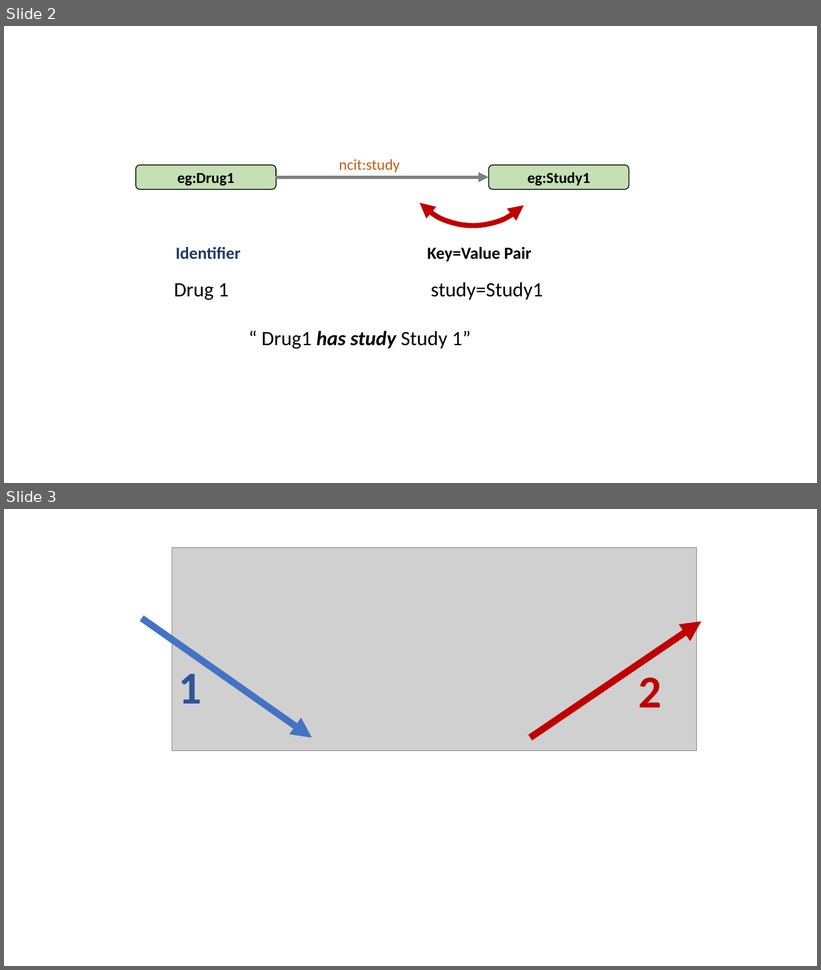
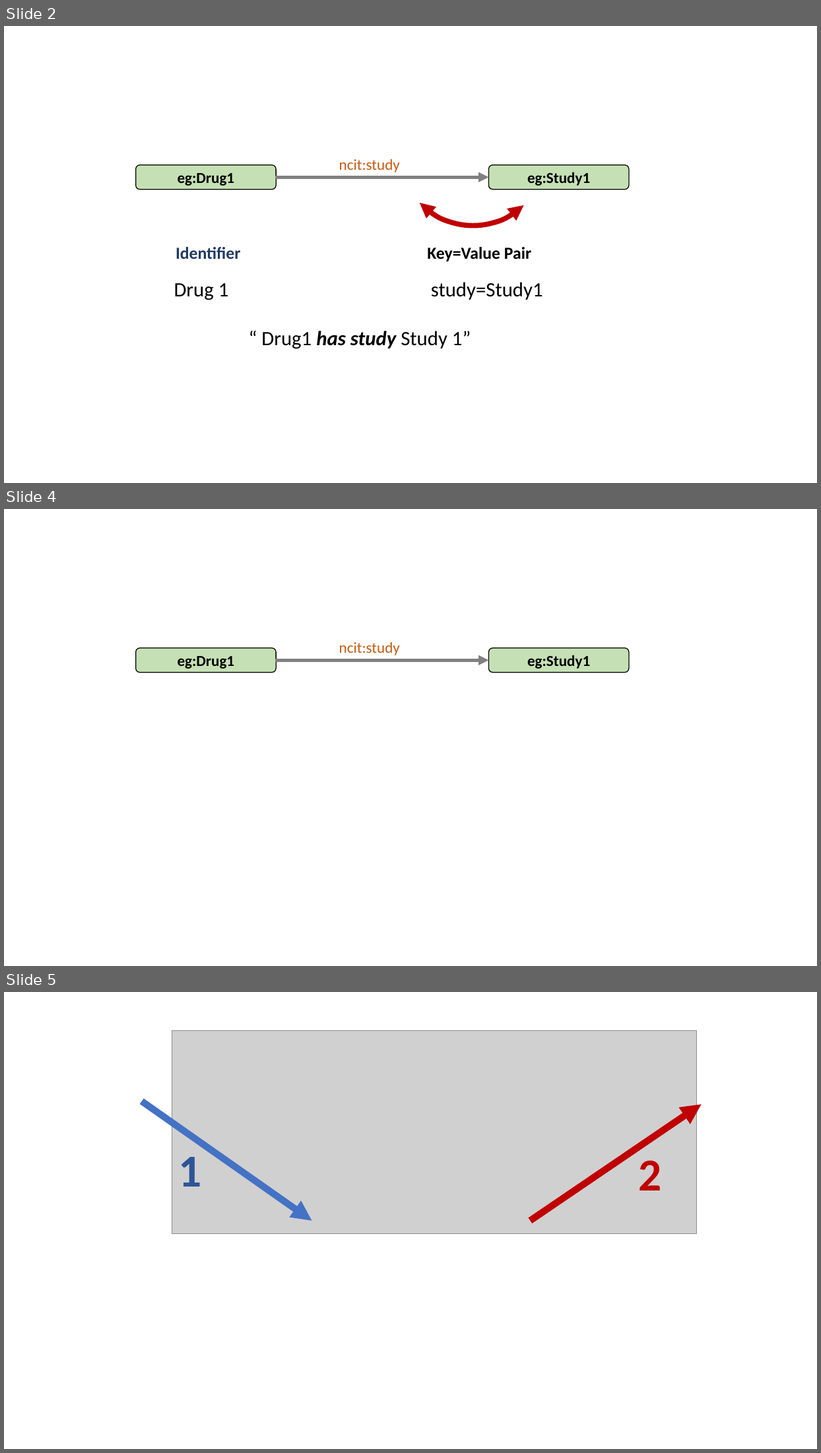
Before and after one commit to phuse-org/LinkedDataWorkshop, a slide deck: CSS2018/presentation/images/ImagesForPres.pptx. Shown one above the other, each under a label of ours: slides 2 and 3 before the commit, slides 2, 4 and 5 after it; the slides between them are not shown. The pictures are 821x970 and 821x1453 pixels, drawn with LibreOffice and Linux fonts; fonts in the diff are those of the drawing; grey boxes stand for pictures. Boxes give left, top, right and bottom in pixels: in the first picture for what was removed or moved away, otherwise in the second. Text is boxed around its words. In the diff, an @@ line names an element or a change of style, - is before the commit and + after.

```diff
--- a/CSS2018/presentation/images/ImagesForPres.pptx
+++ b/CSS2018/presentation/images/ImagesForPres.pptx
@@ slide 4 added at (x1=4, y1=509, x2=817, y2=966), background #FFFFFF @@
@@ text added at (x1=339, y1=642, x2=400, y2=656), 18 pt, text #C55A11 @@
+ncit:study
@@ rounded rectangle added at (x1=136, y1=648, x2=276, y2=673), fill #C5E0B4, outline #000000 1 pt, 18 pt, text #000000, bold @@
+eg:Drug1
@@ arrow added from (276, 660) to (489, 660), #808080 4 pt @@
@@ rounded rectangle added at (x1=489, y1=648, x2=629, y2=673), fill #C5E0B4, outline #000000 1 pt, 18 pt, text #000000, bold @@
+eg:Study1
@@ what was slide 3 is now slide 5 @@
```
Also in this commit, not shown: 1 other slide added, 4 other files.
